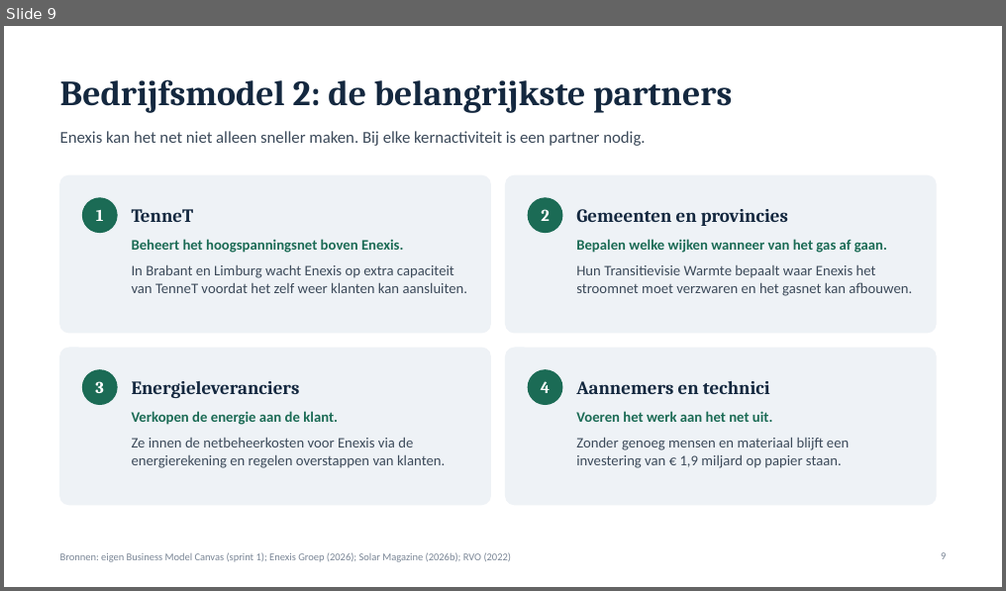
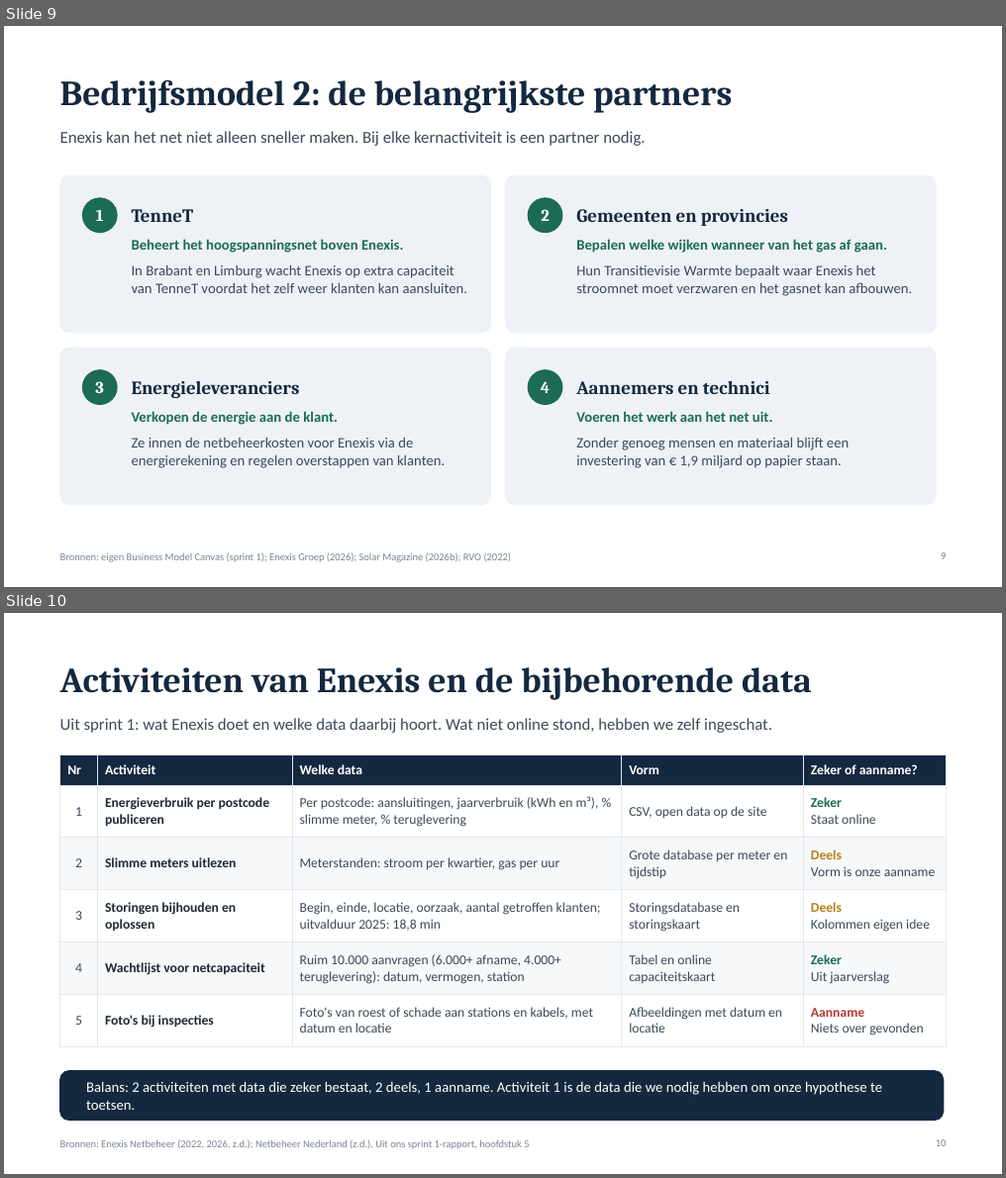
Before and after one commit to FreeWRATH/-betterfish, a slide deck: datalab-sprint2/Datalab1_Presentatie_Sprint1en2_Enexis.pptx. Shown one above the other, each under a label of ours: slide 9 before the commit, slides 9 and 10 after it. The pictures are 1006x591 and 1006x1178 pixels, drawn with LibreOffice and Linux fonts; fonts in the diff are those of the drawing. Boxes give left, top, right and bottom in pixels: in the first picture for what was removed or moved away, otherwise in the second. Text is boxed around its words. In the diff, an @@ line names an element or a change of style, - is before the commit and + after.

```diff
--- a/datalab-sprint2/Datalab1_Presentatie_Sprint1en2_Enexis.pptx
+++ b/datalab-sprint2/Datalab1_Presentatie_Sprint1en2_Enexis.pptx
@@ slide 10 added at (4,613,1002,1174), background #FFFFFF @@
@@ title added at (60,667,812,700), 34 pt, text #14283F, bold @@
+Activiteiten van Enexis en de bijbehorende data
@@ text added at (60,718,772,733), 16 pt, text #3C4A5A @@
+Uit sprint 1: wat Enexis doet en welke data daarbij hoort. Wat niet online stond, hebben we zelf ingeschat.
@@ table added at (60,756,945,1040), 6 rows, 5 columns @@
+Nr | Activiteit | Welke data | Vorm | Zeker of aanname?
+1 | Energieverbruik per postcode publiceren | Per postcode: aansluitingen, jaarverbruik (kWh en m³), % slimme meter, % teruglevering | CSV, open data op de site | Zeker / Staat online
+2 | Slimme meters uitlezen | Meterstanden: stroom per kwartier, gas per uur | Grote database per meter en tijdstip | Deels / Vorm is onze aanname
+3 | Storingen bijhouden en oplossen | Begin, einde, locatie, oorzaak, aantal getroffen klanten; uitvalduur 2025: 18,8 min | Storingsdatabase en storingskaart | Deels / Kolommen eigen idee
+4 | Wachtlijst voor netcapaciteit | Ruim 10.000 aanvragen (6.000+ afname, 4.000+ teruglevering): datum, vermogen, station | Tabel en online capaciteitskaart | Zeker / Uit jaarverslag
+5 | Foto's bij inspecties | Foto's van roest of schade aan stations en kabels, met datum en locatie | Afbeeldingen met datum en locatie | Aanname / Niets over gevonden
@@ rounded rectangle added at (60,1071,944,1121), fill #14283F, outline #14283F 1 pt @@
@@ text added at (86,1081,882,1110), 14 pt, text #FFFFFF @@
+Balans: 2 activiteiten met data die zeker bestaat, 2 deels, 1 aanname. Activiteit 1 is de data die we nodig hebben om onze hypothese te toetsen.
@@ text added at (60,1140,529,1150), 10 pt, text #7A8696 @@
+Bronnen: Enexis Netbeheer (2022, 2026, z.d.); Netbeheer Nederland (z.d.). Uit ons sprint 1-rapport, hoofdstuk 5
@@ page number added at (936,1140,946,1147), 10 pt, text #7A8696 @@
+10
```
Also in this commit, not shown: 3 slides changed, 3 other files.
